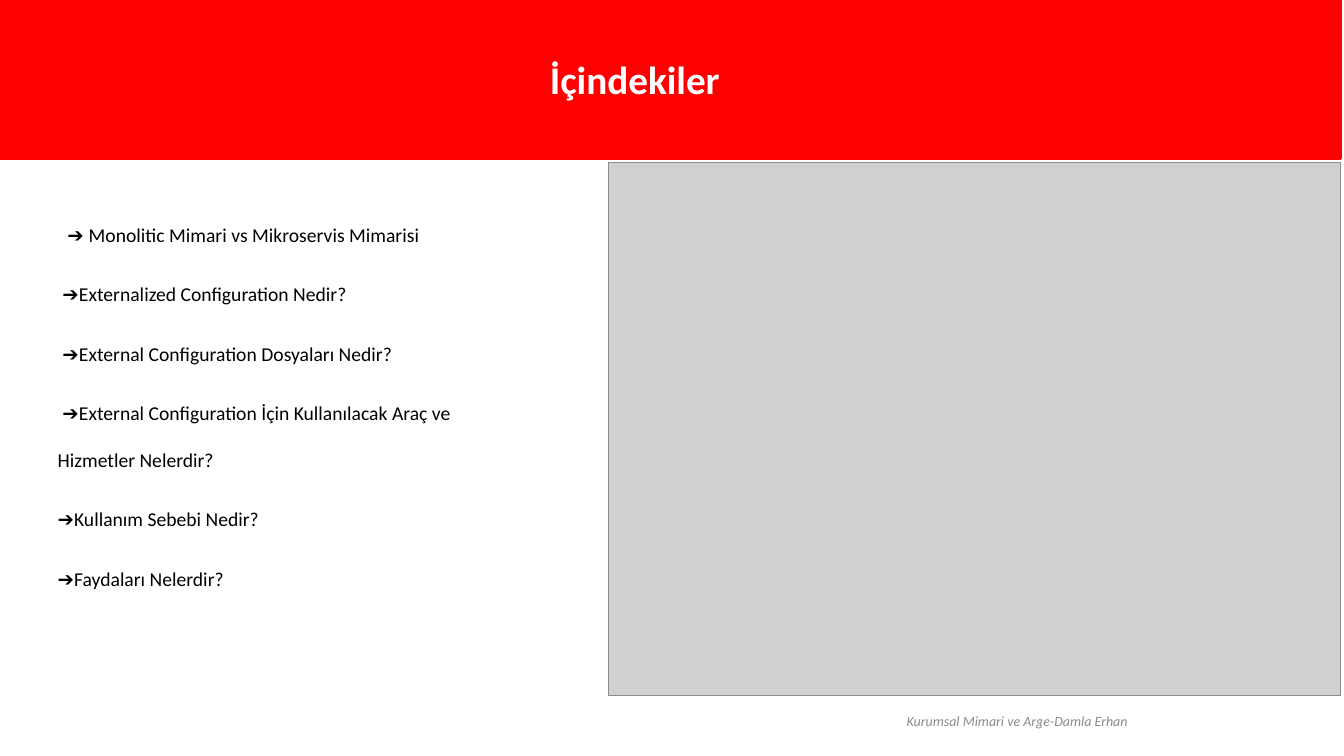
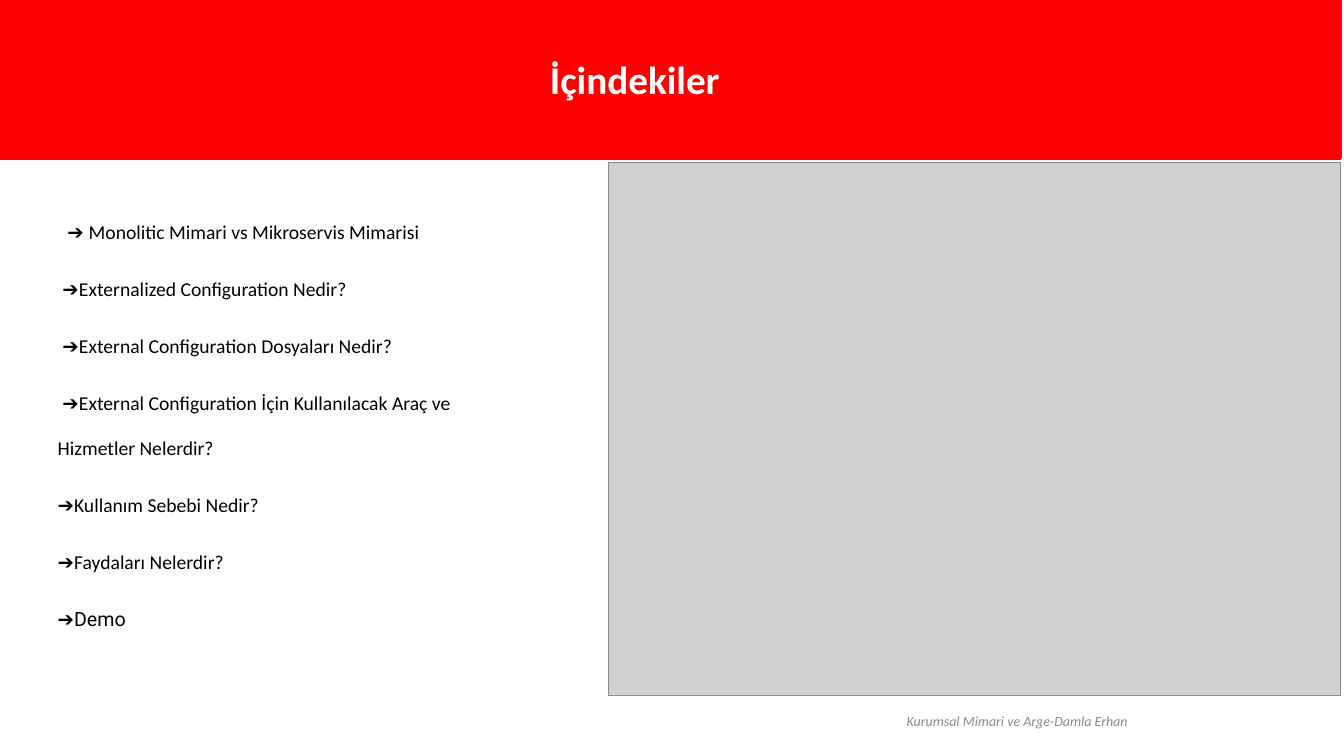
Before and after one commit to erhandamla/ZBARCH, a slide deck: slide 2 of Microservis-ExternalizedPattern2008.pptx. Drawn at 1344x756 pixels with LibreOffice and Linux fonts; fonts in the diff are those of the drawing; grey boxes stand for pictures; background and template pictures are left out. Boxes give left, top, right and bottom in pixels: in the first picture for what was removed or moved away, otherwise in the second. Text is boxed around its words. In the diff, an @@ line names an element or a change of style, - is before the commit and + after.

```diff
--- a/Microservis-ExternalizedPattern2008.pptx
+++ b/Microservis-ExternalizedPattern2008.pptx
@@ text at bbox=[58, 225, 450, 572]: line spacing 2 to 1.9 @@
@@ text at bbox=[74, 612, 126, 627]: paragraph added @@
+➔Demo
```
Also in this commit, not shown: 7 other slides changed, 1 other file.
